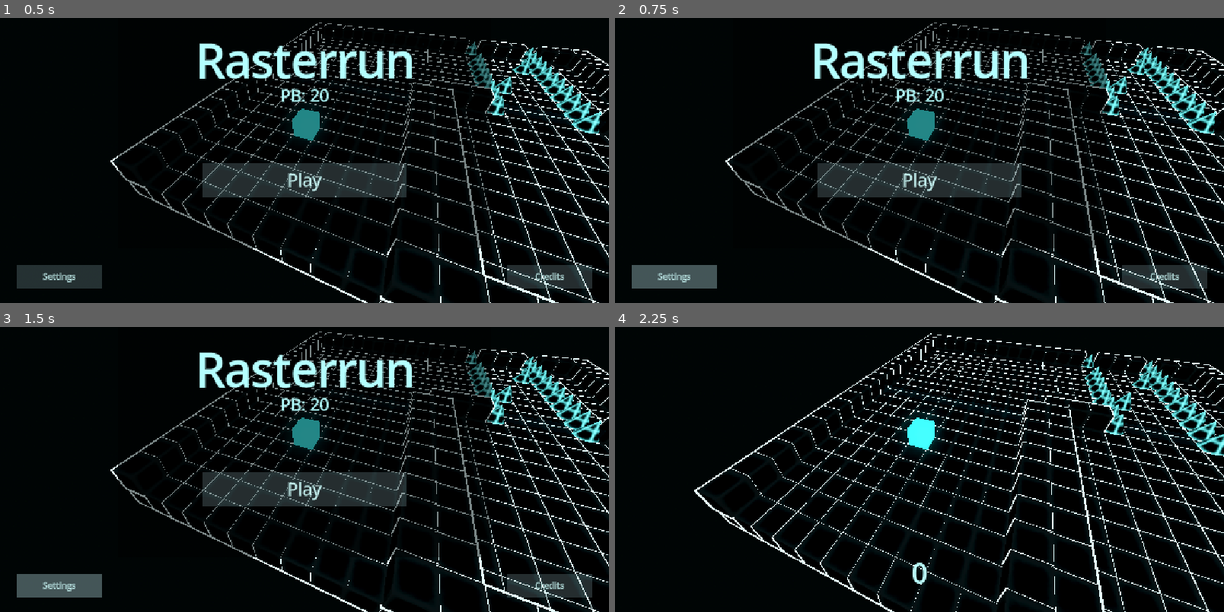
Above: before the commit, frames 1-4 (two rows, left to right).
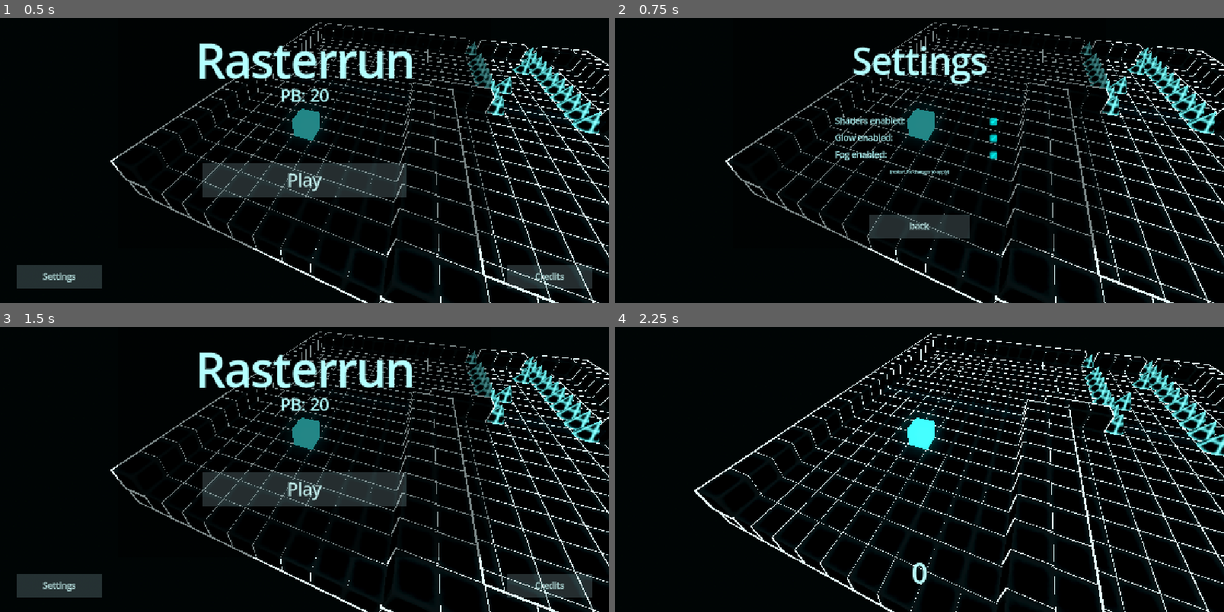
Above: after the commit, the same moments.

Repository: Username4D/rasterrun
Game: Godot game, scene res://scenes/demo_scene.tscn
Two runs of this game, one before a commit and one after it. Both use one fixed random seed, a clock stepped at 60 frames per second and the inputs below.
Inputs:
- Up to frame 1 (0.5 s): no input
- Up to frame 2 (0.75 s): click "Settings" at 0.5 s
- Up to frame 3 (1.5 s): click "Settings" (after the commit: "back") at 1.25 s
- Up to frame 4 (2.25 s): click "Play" at 2 s

Frame 1 is identical in both runs. In frame 2, 10% of the frame differs, in the area x 2-98%, y 8-95%; in frame 3, 1.1%; in frame 4, nothing differs.

Commit message:
linked settings and credits

Diff:
--- a/scenes/settings.tscn
+++ b/scenes/settings.tscn
@@ -10,6 +10,10 @@
 bg_color = Color(0.79655224, 0.9722362, 1, 0.18300001)
 
 [sub_resource type="LabelSettings" id="LabelSettings_r6d6q"]
+font_color = Color(0.70533085, 0.99723107, 0.99999994, 1)
+
+[sub_resource type="LabelSettings" id="LabelSettings_6wm04"]
+font_size = 8
 font_color = Color(0.70533085, 0.99723107, 0.99999994, 1)
 
 [sub_resource type="StyleBoxEmpty" id="StyleBoxEmpty_5p8wc"]
@@ -57,6 +61,16 @@
 offset_bottom = 320.0
 text = "Shaders enabled:"
 label_settings = SubResource("LabelSettings_r6d6q")
+vertical_alignment = 1
+
+[node name="setting_name4" type="Label" parent="."]
+offset_left = 224.0
+offset_top = 384.0
+offset_right = 928.0
+offset_bottom = 416.0
+text = "(restart for changes to apply)"
+label_settings = SubResource("LabelSettings_6wm04")
+horizontal_alignment = 1
 vertical_alignment = 1
 
 [node name="shaders" type="CheckBox" parent="."]
--- a/scripts/main_menu.gd
+++ b/scripts/main_menu.gd
@@ -10,7 +10,8 @@
 		self.queue_free()
 
 func _on_settings_pressed() -> void:
-	pass # Replace with function body.
+	self.get_parent().add_child(load("res://scenes/settings.tscn").instantiate())
+	self.queue_free()
 
 
 func _on_credits_pressed() -> void:
--- a/scripts/settings.gd
+++ b/scripts/settings.gd
@@ -10,3 +10,8 @@
 	save_handler.fog_enabled = $fog.button_pressed
 	save_handler.glow_enabled = $glow.button_pressed
 	save_handler.save()
+
+
+func _on_settings_pressed() -> void:
+	self.get_parent().add_child(load("res://scenes/main_menu.tscn").instantiate())
+	self.queue_free()
Not shown: 1 places in scenes/settings.tscn that only renumber resources
